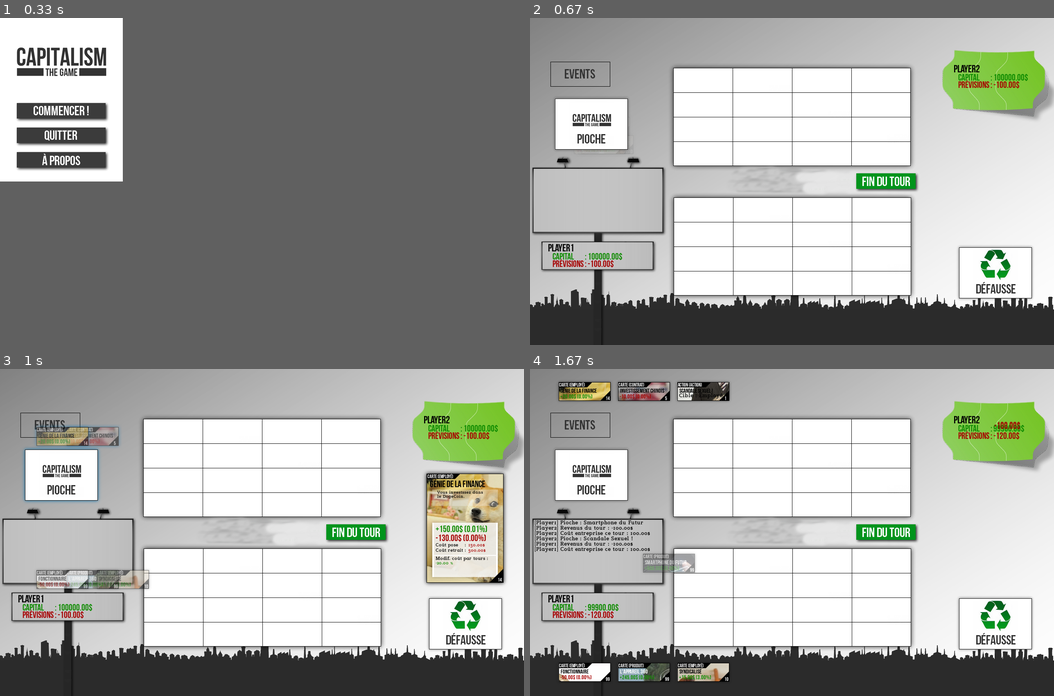
Above: before the commit, frames 1-4 (two rows, left to right).
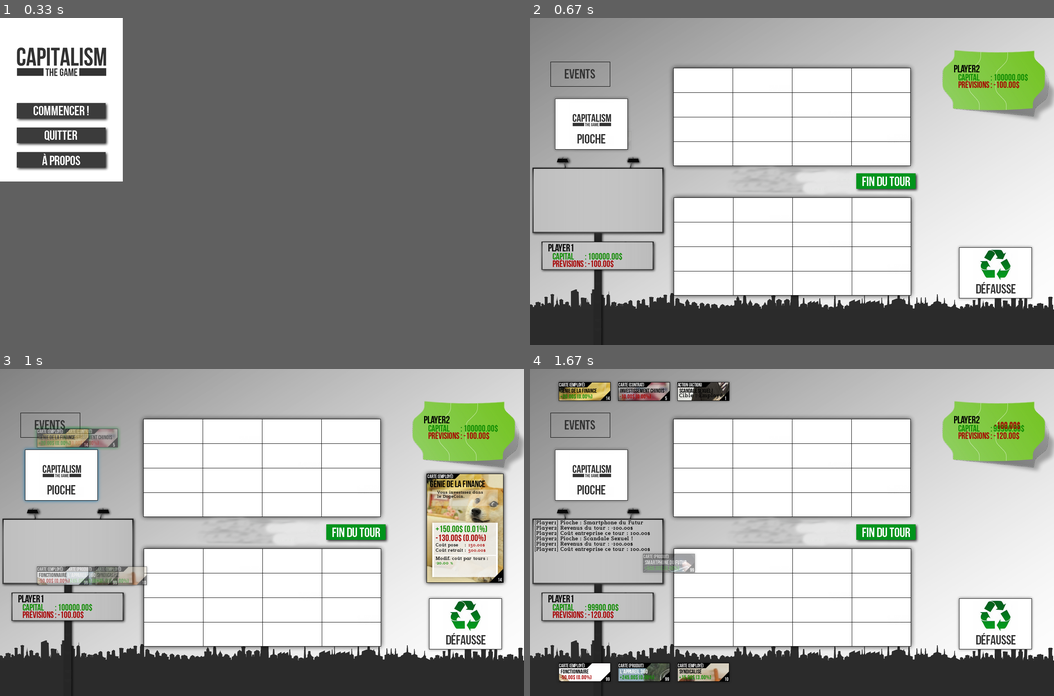
Above: after the commit, the same moments.

Repository: Que20/Capitalism
Game: pygame game, started from src/launcher.py
Two runs of this game, one before a commit and one after it. Both use one fixed random seed, a clock stepped at 60 frames per second and the inputs below.
Inputs (mouse positions are in pixels of both pictures, inside the frame that each line leads up to):
- Up to frame 1 (0.33 s): no input
- Up to frame 2 (0.67 s): press the mouse at (592, 109) at 0.37 s; move the mouse to (577, 106) at 0.47 s; release the mouse at (561, 99) at 0.6 s
- Up to frame 3 (1 s): press the mouse at (83, 503) at 0.7 s; move the mouse to (83, 480) at 0.8 s; release the mouse at (83, 454) at 0.93 s
- Up to frame 4 (1.67 s): press the mouse at (613, 503) at 1.03 s; move the mouse to (734, 512) at 1.13 s; release the mouse at (854, 522) at 1.27 s; tap Space at 1.33 s

Frame 1 is identical in both runs. In frame 2, less than 0.1% of the frame differs, in the area x 9-20%, y 35-42%; in frame 3, 1.7%, in the area x 6-29%, y 17-68%; in frame 4, nothing differs.

Commit message:
Prise en charge du launcher

Diff:
--- /dev/null
+++ b/src/game_engine.py
@@ -0,0 +1,224 @@
+import pygame
+from pygame.locals import *
+
+from cap_graph import *
+from deck import *
+from player import *
+
+class game_engine:
+
+	class cap_clickDetector:
+
+		def __init__(self):
+			# Moitié haute
+			self.up = cap_Rect(0, 0, 1280, 400)
+
+			# Zone de carte haute
+			self.up_hand = cap_Rect(60, 0, 1160, 86)
+
+			# Gameboard haute
+			self.up_gameboard = cap_Rect(350, 120, 580, 240)
+
+			# Deck
+			self.up_deck = cap_Rect(50, 188, 200, 143)
+
+			# Event
+			self.up_event = cap_Rect(50, 107, 145, 60)
+
+			# Zone de carte basse
+			self.low_hand = cap_Rect(60, 712, 1160, 88)
+
+			# Gameboard basse
+			self.low_gameboard = cap_Rect(350, 449, 580, 240)
+
+			# Deck
+			self.low_deck = cap_Rect(1037, 552, 200, 143)
+
+		def get_zone(self, x, y):
+			# Haut
+			if self.up.isIn(x,y) :
+				if self.up_hand.isIn(x, y) :
+					return ("up", "hand", int((x - self.up_hand.x) / 145))
+				elif self.up_gameboard.isIn(x, y) :
+					x = int((x - self.up_gameboard.x) / 145)
+					y = int((y - self.up_gameboard.y) / 60)
+					if x > 3 : x = 3
+					if y > 3 : y = 3
+					return ("up", "gameboard", x, 3 - y)
+				elif self.up_deck.isIn(x, y) :
+					return ("up", "deck")
+				elif self.up_event.isIn(x, y) :
+					return ("up", "event")
+				else:
+					return ("up")
+			# Bas
+			else :
+				if self.low_hand.isIn(x, y) :
+					return ("low", "hand", int((x - self.low_hand.x) / 145))
+				elif self.low_gameboard.isIn(x, y) :
+					x = int((x - self.low_gameboard.x) / 145)
+					y = int((y - self.low_gameboard.y) / 60)
+					if x > 3 : x = 3
+					if y > 3 : y = 3
+					return ("low", "gameboard", x, y)
+				elif self.low_deck.isIn(x, y) :
+					return ("low", "deck")
+				else :
+					return ("low")
+
+	def __init__(self):
+		self.background = pygame.image.load("background.jpg").convert()
+		self.clicker_detector = self.cap_clickDetector()
+		self.deck = deck("card/cards.xml")
+
+	def new_game(self, player1_name, player2_name):
+
+		# Fenêtre
+		pygame.display.set_caption('Capitalism - Jeu')
+		window = pygame.display.set_mode((1280, 800))
+
+		# En attendant le load
+		window.blit(self.background, (0,0))
+		pygame.display.flip()
+
+		# Chargement des cartes
+		self.deck.load()
+
+		events = [ None ]
+
+		self.quit = False
+
+		# Events
+		event_mouse = []
+		event_modal_mouse = []
+
+		event_key   = []
+		event_modal_key   = []
+
+		display_list  = []
+
+
+		# Chargement graphique du deck
+		self.deck.init(event_mouse, event_key, display_list)
+
+		# Zone de défaussement
+		deck_defausse = cap_Graph_discard([])
+		deck_defausse.init(event_mouse, event_key, display_list)
+		deck_defausse.visibility(True)
+
+		# Zone de pioche
+		deck_deck = cap_Graph_deck(self.deck)
+		deck_deck.init(event_mouse, event_key, display_list)
+		deck_deck.visibility(True)
+
+		# Log
+		log = cap_Graph_msg()
+		log.init(event_mouse, event_key, display_list)
+		log.visibility(True)
+
+		# Fenêtre modale
+		modal = cap_graph_Modal()
+
+		# Joueurs
+		self.player1 = Player(player1_name, log, modal, 1)
+		self.player1.graph_player.init(event_mouse, event_key, display_list)
+		self.player1.graph_player.visibility(True)
+
+		self.player2 = Player(player2_name, log, modal, 2)
+		self.player2.graph_player.init(event_mouse, event_key, display_list)
+		self.player2.graph_player.visibility(True)
+
+		# Boutons
+		def endturn():
+			if self.player1.endTurn(events) :
+				self.player2.startTurn(self.deck)
+				self.player1, self.player2 = self.player2, self.player1
+
+		button_pass = cap_graph_Button(cap_Rect(750,373,247,59), cap_Rect(0,0,247,59), pass_turn_but, pass_turn_but, pass_turn_but, endturn)
+		button_pass.init(event_mouse, event_key, display_list)
+		button_pass.visibility(True)
+
+		modal.init(event_modal_mouse, event_modal_key, display_list)
+
+		# Cartes de départ
+		for i in range(1, 3):
+			self.player1.addCardDeck(self.deck.pickUpCardFromDeck())
+			self.player2.addCardDeck(self.deck.pickUpCardFromDeck())
+		# Carte en plus pour valoir la pioche du joueur 2
+		self.player1.addCardDeck(self.deck.pickUpCardFromDeck())
+
+		def yes():
+			self.quit = True
+
+		def no():
+			pass
+
+		# Boucle d'affichage / évenements
+		while not self.quit :
+			window.blit(self.background, (0,0))
+
+			# Affichage des choses à afficher
+			for clbk in display_list :
+				clbk(window)
+
+			# Refresh
+			pygame.display.flip()
+
+			# Events de la fenêtre
+			for event in pygame.event.get():
+
+				# Boutons fenêtre
+				if event.type == QUIT:
+					modal.set_msg("Êtes vous certain de vouloir quitter le jeu ?\nLa partie en cours sera perdu.", yes, no)
+
+				# Modal
+				if modal.visible :
+
+					# Clavier
+					if event.type == KEYDOWN:
+
+						for clbk in event_modal_key :
+							if clbk[2](event.type, event.key, 0, 0):
+									break
+					# Souris
+					if event.type == MOUSEBUTTONDOWN or event.type == MOUSEBUTTONUP or event.type == MOUSEMOTION :
+
+						for clbk in event_modal_mouse :
+							# Si l'event se passe dans notre range
+							if clbk[0] == event.type and ( not hasattr(event, 'button') or clbk[1] == event.button ) :
+								if hasattr(event, 'button') :
+									button = event.button
+								else :
+									button = 0
+								if clbk[2](event.type, event.button, event.pos[0], event.pos[1]):
+									break
+				# Jeu
+				else :
+
+					# Clavier
+					if event.type == KEYDOWN:
+						if event.key == K_ESCAPE:
+							modal.set_msg("Êtes vous certain de vouloir quitter le jeu ?\nLa partie en cours sera perdu.", yes, no)
+						elif event.key == K_SPACE:
+							endturn()
+						elif event.key == K_p:
+							self.player1.addCardDeck(self.deck.pickUpCardFromDeck())
+
+					# Souris
+					if event.type == MOUSEBUTTONDOWN or event.type == MOUSEBUTTONUP or event.type == MOUSEMOTION :
+
+						if event.type == MOUSEBUTTONDOWN :
+							print(self.clicker_detector.get_zone(event.pos[0], event.pos[1]))
+							self.player1.playerAction(self.clicker_detector.get_zone(event.pos[0], event.pos[1]), events, self.player2)
+
+						for clbk in event_mouse :
+							# Si l'event se passe dans notre range
+							if clbk[0] == event.type and ( not hasattr(event, 'button') or clbk[1] == event.button ) :
+								if hasattr(event, 'button') :
+									button = event.button
+								else :
+									button = 0
+								if clbk[2](event.type, button, event.pos[0], event.pos[1]):
+									break
+
+			pass
--- a/src/launcher.py
+++ b/src/launcher.py
@@ -10,12 +10,14 @@
 
 from cap_rect import *
 from cap_graph import *
+from game_engine import *
 
+game = game_engine()
 
 def start():
 	print("start")
-	pygame.display.quit()
-	os.system("py test_card.py")
+	game.new_game("Player1", "Player2")
+	pygame.display.set_mode(wh)
 
 def quit():
 	print("quit")
--- a/src/player.py
+++ b/src/player.py
@@ -424,7 +424,8 @@
 
 					# Si la carte n'a plus de vie après le tour
 					if not card.isAlive() :
-						self.deleted.append(line.pop(i)) # On met dans la liste deleted
+						self.deleted.append(card) # On met dans la liste deleted
+						line[i] = None
 						# Graphique
 						self.deleted[-1].grap_mincard.animate(1087, 602, 750, -1)
 						# Log
